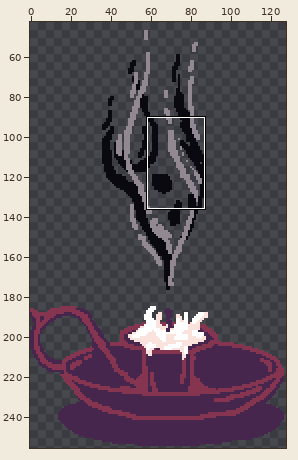
Pixel-art file: lockdeck/assets/countdown/countdown.aseprite. Above: a wide view before the commit, with the close-up outlined.
Close-up. Before:
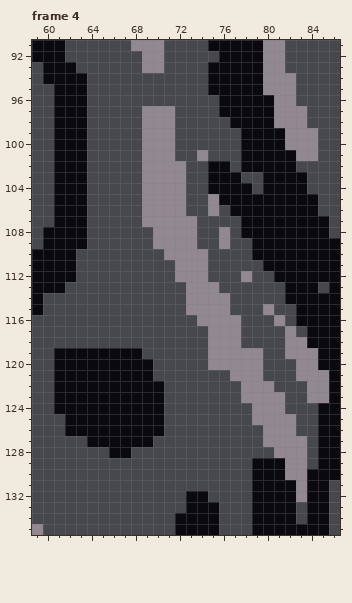
128x256 pixels, 4 frames. Shown: frame 4: x 59..86, y 91..135. The wide view leaves out empty margins.
After:
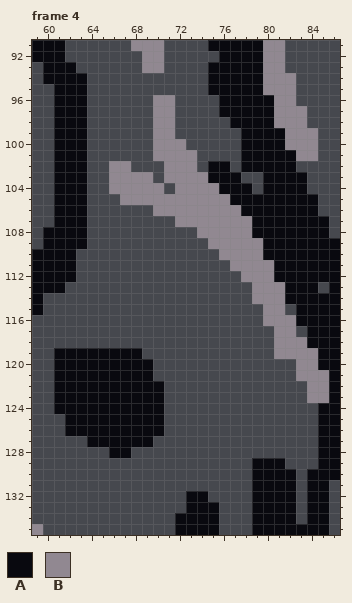
Palette (. is transparent): A #09090f  B #918891
Change:
Frame 4, layer "smoke accent":
Colour B gives way to colour A in row 130 at x 82.
The edit adds colour B in row 96 at x 70 to 71; in row 100 at x 72; in row 101 at x 72 to 73; in row 102 at x 66 to 67 and 73; in rows 103 to 104 at x 66 to 68 and 73 to 74; in row 105 at x 67 to 68 and 73 to 74.
The edit adds colour B in row 106 at x 73 to 74 and 76; in row 107 at x 74 to 77; in row 108 at x 74 to 75 and 77; in row 109 at x 75 and 77 to 78; in row 110 at x 76 to 78; in row 111 at x 77 to 79.
The edit adds colour B in row 112 at x 79 to 80; in rows 113 to 114 at x 79 to 81; in row 115 at x 81; in row 116 at x 80 and 82; in rows 117 to 119 at x 81.
Colour A gives way to colour B in row 104 at x 75; in row 105 at x 76; in row 106 at x 77; in rows 107 to 108 at x 78; in rows 109 to 110 at x 79; in row 111 at x 80.
Colour B is gone in rows 97 to 100 at x 69; in row 101 at x 69 and 74; in row 102 at x 69 to 70; in row 103 at x 70; in row 104 at x 71; in row 106 at x 69.
Colour B is gone in row 107 at x 69 to 71; in rows 108 to 109 at x 70 to 73; in row 110 at x 71 to 74; in rows 111 to 112 at x 72 to 74; in row 113 at x 73 to 75; in rows 114 to 115 at x 73 to 76.
Colour B is gone in row 116 at x 74 to 77; in rows 117 to 118 at x 75 to 77; in rows 119 to 120 at x 75 to 79; in row 121 at x 77 to 79; in row 122 at x 78 to 80; in row 123 at x 78 to 81.
Colour B is gone in row 124 at x 79 to 81; in row 125 at x 79 to 82; in row 126 at x 80 to 82; in row 127 at x 80 to 83; in row 128 at x 81 to 83; in row 129 at x 82 to 83.
Colour B is gone in rows 130 to 132 at x 83.
Boxes around the changes in both close-ups, in picture pixels (x1, y1, x2, y2):
changed: (109, 95, 307, 502)
